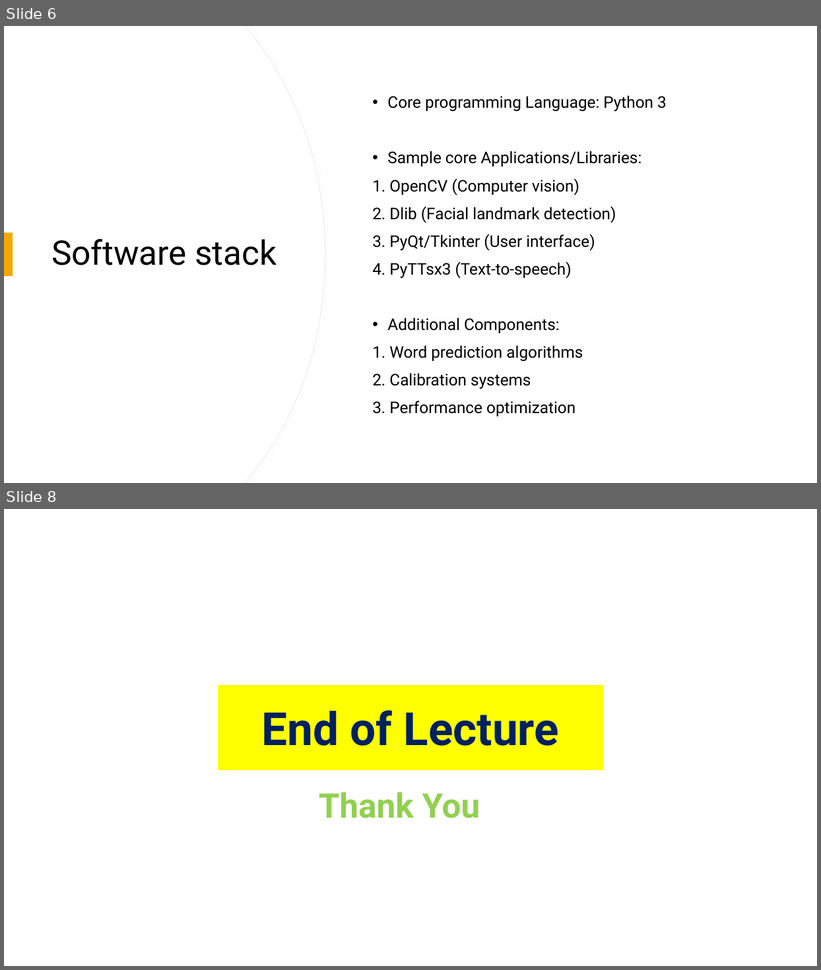
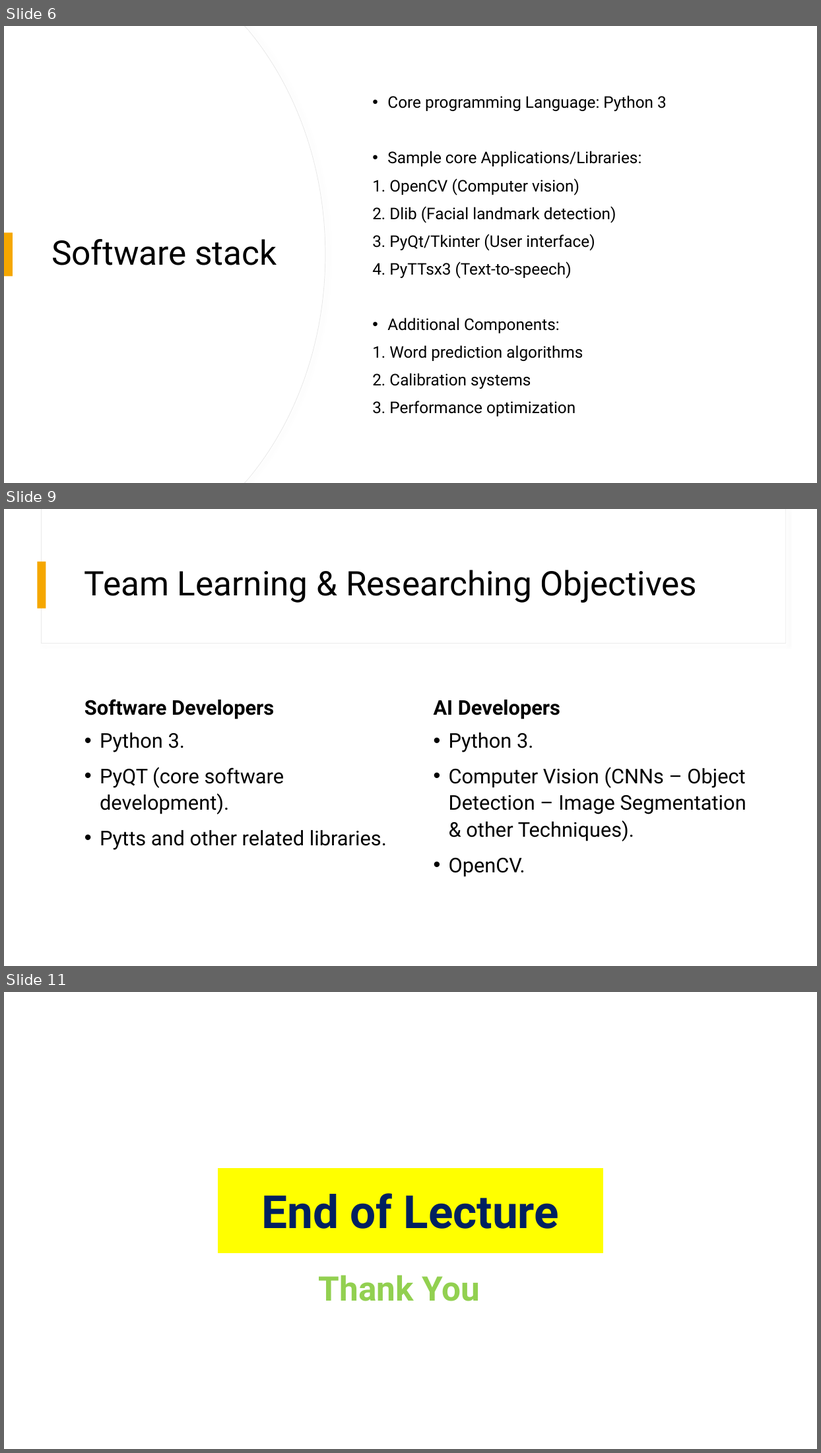
Before and after one commit to BaselMohamed802/EyeTalk, a slide deck: Documentation/Eyetalk Presentation 10-29-2025.pptx. Shown one above the other, each under a label of ours: slides 6 and 8 before the commit, slides 6, 9 and 11 after it; the slides between them are not shown. The pictures are 821x970 and 821x1453 pixels, drawn with LibreOffice and Linux fonts; fonts in the diff are those of the drawing. Boxes give left, top, right and bottom in pixels: in the first picture for what was removed or moved away, otherwise in the second. Text is boxed around its words. In the diff, an @@ line names an element or a change of style, - is before the commit and + after.

```diff
--- a/Documentation/Eyetalk Presentation 10-29-2025.pptx
+++ b/Documentation/Eyetalk Presentation 10-29-2025.pptx
@@ slide 9 added at (4, 509, 817, 966), background #FFFFFF; not listed: 2 template elements that a slide beside it also shows @@
@@ rectangle added at (38, 561, 46, 609), fill #F5A700 @@
@@ title added at (85, 570, 698, 603), 40 pt, text #000000 @@
+Team Learning & Researching Objectives
@@ text added at (85, 699, 274, 720), 24 pt, text #000000, bold @@
+Software Developers
@@ text added at (434, 700, 560, 720), 24 pt, text #000000, bold @@
+AI Developers
@@ text added at (100, 733, 387, 850), 24 pt, text #000000 @@
+• Python 3.
+• PyQT (core software development).
+• Pytts and other related libraries.
@@ text added at (449, 733, 746, 877), 24 pt, text #000000 @@
+• Python 3.
+• Computer Vision (CNNs – Object Detection – Image Segmentation & other Techniques).
+• OpenCV.
@@ what was slide 8 is now slide 11 @@
```
Also in this commit, not shown: 3 slides changed, 2 other slides added, 2 other files.
